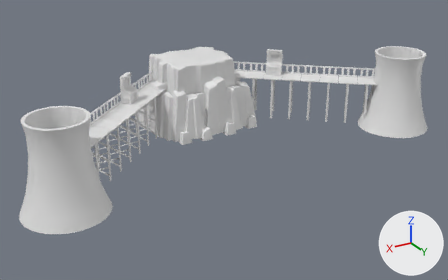
A saved change to the FBX model M011_TFC_EcoBotRepair/Assets/Scenes/escenario_boss.fbx.
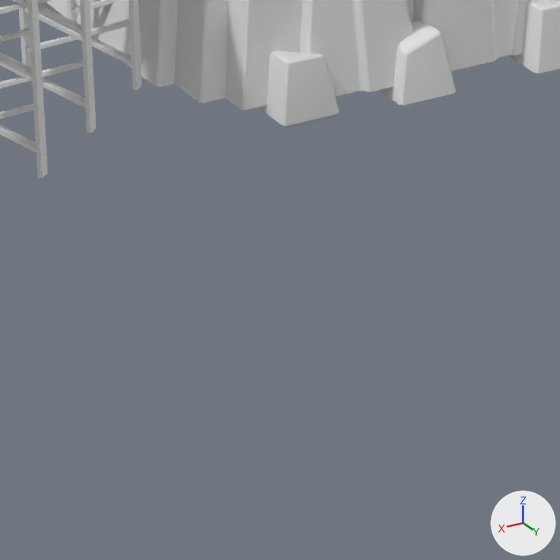
The first picture shows the older version from a 50 mm camera at (119.9, 194.2, 99.3) aimed at (2.3, -1.7, 1.3). The close-ups show both versions on the part from 30% to 52% of the width and 44% to 79% of the height of that picture; other places that the commit changed are outside them. The axes (+X, +Y, +Z) are drawn at lower right. The lights are the same throughout. Where no turn or scale is listed for an object, it has been applied to the vertices.

The older version as bpy lines, for what is in view:
```python
me_cube_114 = bpy.data.meshes.new('Cube.114')
me_cube_114.from_pydata(...)  # 5696 vertices, 4952 faces; spans x -69.2..68.8, y -40.4..14.4, z 0.0..22.1
me_cube_114.materials.append(mat_material_009)  # its picture is missing
me_cube_115 = bpy.data.meshes.new('Cube.115')
me_cube_115.from_pydata(...)  # 738 vertices, 646 faces; spans x -22.2..21.8, y -19.2..15.2, z -13.0..17.0
me_cube_115.materials.append(mat_roca)  # its picture is missing
ob_cube_080 = bpy.data.objects.new('Cube.080', me_cube_114)
ob_cube_080.location = (0.0, -0.01, 0.02)
ob_cube_081 = bpy.data.objects.new('Cube.081', me_cube_115)
ob_cube_081.location = (-0.21, -25.57, 11.6)
```
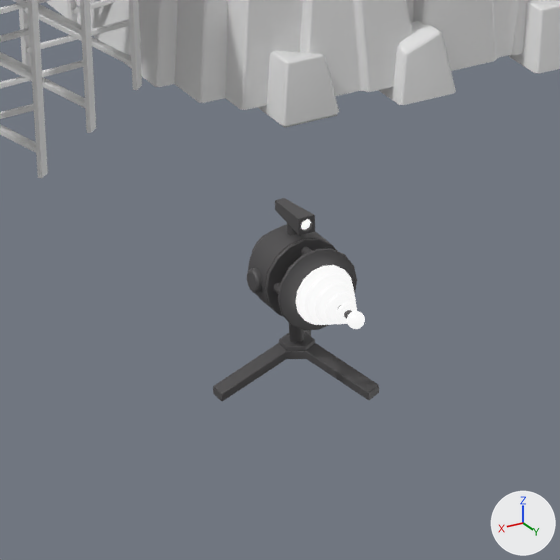
Where the newer file only moved an object's origin or applied its transform, the numbers keep the older frame.

Changed parts and their boxes [x1, y1, x2, y2] in the close-ups (560 x 560 px):
'base_giratoria.001', added
    after: [265, 238, 365, 330]
'base.002', added
    after: [213, 330, 379, 401]
'cuerpo.002', added
    after: [248, 225, 329, 313]
'mira.001', added
    after: [275, 198, 315, 235]
'aro_5.001', added
    after: [296, 265, 352, 325]
'aro_4.001', added
    after: [305, 273, 355, 325]
'aro_3.001', added
    after: [315, 283, 356, 325]
'aro_2.001', added
    after: [325, 292, 356, 324]
'laterales.001', added
    after: [247, 250, 338, 294]
'aro_1.001', added
    after: [336, 302, 357, 324]
'cilindro.001', added
    after: [289, 323, 304, 343]
'base_mira.001', added
    after: [287, 223, 297, 235]

What changed in the scene script:
```text
Add ob_aro_4_001:
    ob_aro_4_001 = bpy.data.objects.new('aro_4.001', me_cylinder_074)  # 64 vertices, 50 faces; spans x -1.69..1.69, y -0.12..0.12, z -1.69..1.69; in mat_cano_laser (its picture is missing)
    ob_aro_4_001.location = (32.77, 27.25, 5.64)
Add ob_cuerpo_002:
    ob_cuerpo_002 = bpy.data.objects.new('cuerpo.002', me_cylinder_053)  # 224 vertices, 216 faces; spans x -2.65..2.65, y -3.8..1.16, z 0.0..5.3; in mat_cano_laser (its picture is missing)
    ob_cuerpo_002.location = (32.77, 22.7, 2.99)
Add ob_base_002:
    ob_base_002 = bpy.data.objects.new('base.002', me_cylinder_050)  # 78 vertices, 65 faces; spans x -3.26..5.5, y -5.05..5.05, z 0.05..2.57; in mat_cano_laser (its picture is missing)
    ob_base_002.location = (32.77, 22.7, -1.57)
Add ob_aro_2_001:
    ob_aro_2_001 = bpy.data.objects.new('aro_2.001', me_cylinder_072)  # 64 vertices, 50 faces; spans x -1.04..1.04, y -0.12..0.12, z -1.04..1.04; in mat_cano_laser (its picture is missing)
    ob_aro_2_001.location = (32.77, 28.67, 5.64)
Add ob_aro_5_001:
    ob_aro_5_001 = bpy.data.objects.new('aro_5.001', me_cylinder_075)  # 64 vertices, 50 faces; spans x -1.92..1.92, y -0.12..0.12, z -1.92..1.92; in mat_cano_laser (its picture is missing)
    ob_aro_5_001.location = (32.77, 26.54, 5.64)
Add ob_laterales_001:
    ob_laterales_001 = bpy.data.objects.new('laterales.001', me_cylinder_078)  # 202 vertices, 180 faces; spans x -2.96..2.96, y -0.78..0.78, z 6.47..8.02; in mat_cano_laser (its picture is missing)
    ob_laterales_001.location = (32.79, 22.73, -1.57)
Add ob_aro_3_001:
    ob_aro_3_001 = bpy.data.objects.new('aro_3.001', me_cylinder_073)  # 64 vertices, 50 faces; spans x -1.36..1.36, y -0.12..0.12, z -1.36..1.36; in mat_cano_laser (its picture is missing)
    ob_aro_3_001.location = (32.77, 27.96, 5.64)
Add ob_cilindro_001:
    ob_cilindro_001 = bpy.data.objects.new('cilindro.001', me_cylinder_051)  # 32 vertices, 16 faces; spans x -0.45..0.45, y -0.45..0.45, z 2.28..6.09; in mat_cano_laser (its picture is missing)
    ob_cilindro_001.location = (32.77, 22.7, -1.57)
Add ob_base_giratoria_001:
    ob_base_giratoria_001 = bpy.data.objects.new('base_giratoria.001', me_cylinder_070)  # 562 vertices, 468 faces; spans x -2.65..2.65, y 0.0..7.1, z -2.65..2.65; in mat_cano_laser (its picture is missing)
    ob_base_giratoria_001.location = (32.77, 23.89, 5.64)
Add ob_base_mira_001:
    ob_base_mira_001 = bpy.data.objects.new('base_mira.001', me_cylinder_076)  # 32 vertices, 16 faces; spans x -0.4..0.4, y -0.4..0.4, z 9.37..11.08; in mat_cano_laser (its picture is missing)
    ob_base_mira_001.location = (32.77, 22.7, -1.57)
Add ob_aro_1_001:
    ob_aro_1_001 = bpy.data.objects.new('aro_1.001', me_cylinder_071)  # 64 vertices, 50 faces; spans x -0.717..0.717, y -0.125..0.125, z -0.717..0.717; in mat_cano_laser (its picture is missing)
    ob_aro_1_001.location = (32.77, 29.38, 5.64)
Add ob_mira_001:
    ob_mira_001 = bpy.data.objects.new('mira.001', me_cylinder_079)  # 194 vertices, 182 faces; spans x -0.55..0.55, y -1.77..1.77, z -0.1..1.01; in mat_cano_laser (its picture is missing)
    ob_mira_001.location = (32.77, 22.7, 8.96)
```
